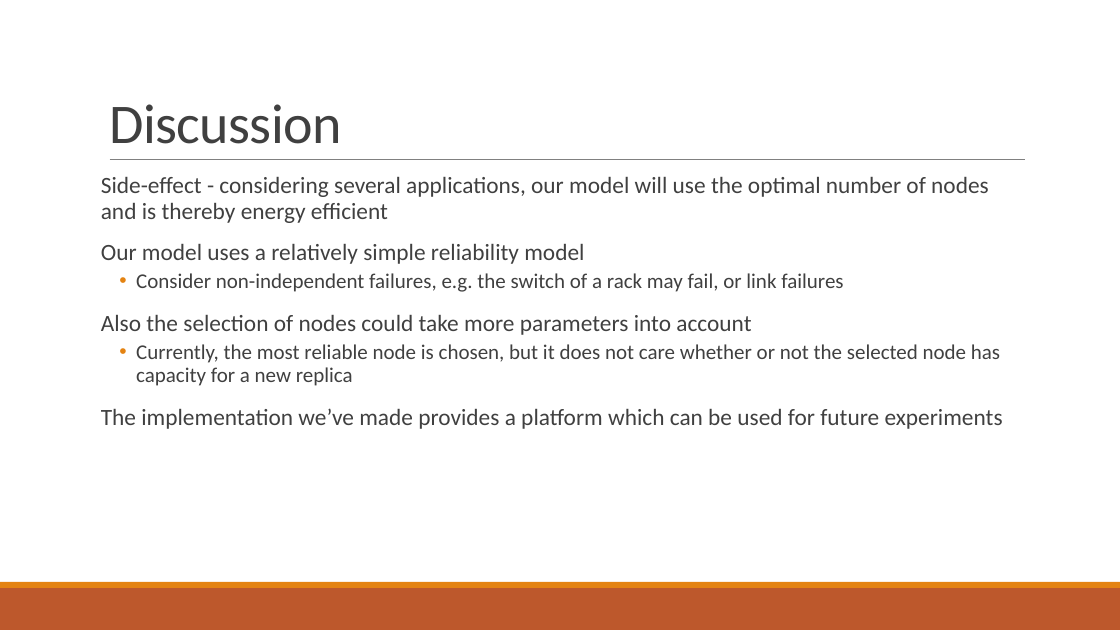
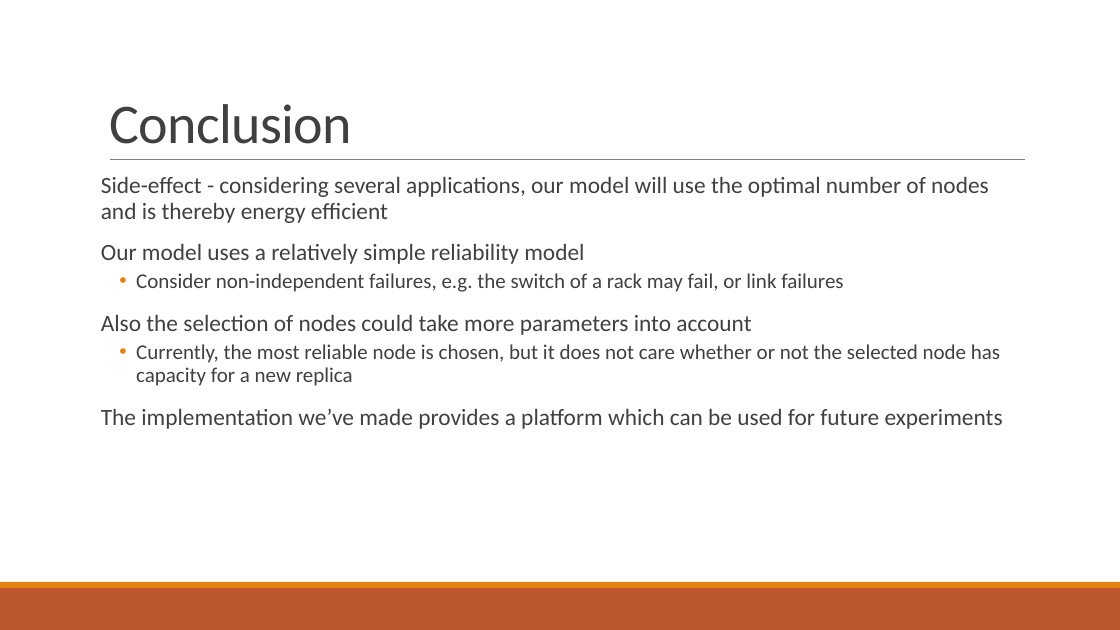
Before and after one commit to PStahl/master_thesis, a slide deck: slide 34 of presentation/presentation2.pptx. Drawn at 1120x630 pixels with LibreOffice and Linux fonts; fonts in the diff are those of the drawing. Boxes give left, top, right and bottom in pixels: in the first picture for what was removed or moved away, otherwise in the second. Text is boxed around its words. In the diff, an @@ line names an element or a change of style, - is before the commit and + after.

```diff
--- a/presentation/presentation2.pptx
+++ b/presentation/presentation2.pptx
@@ title at bbox=[109, 104, 352, 144]: text changed @@
-Discussion
+Conclusion
```
Also in this commit, not shown: 1 other slide changed.
